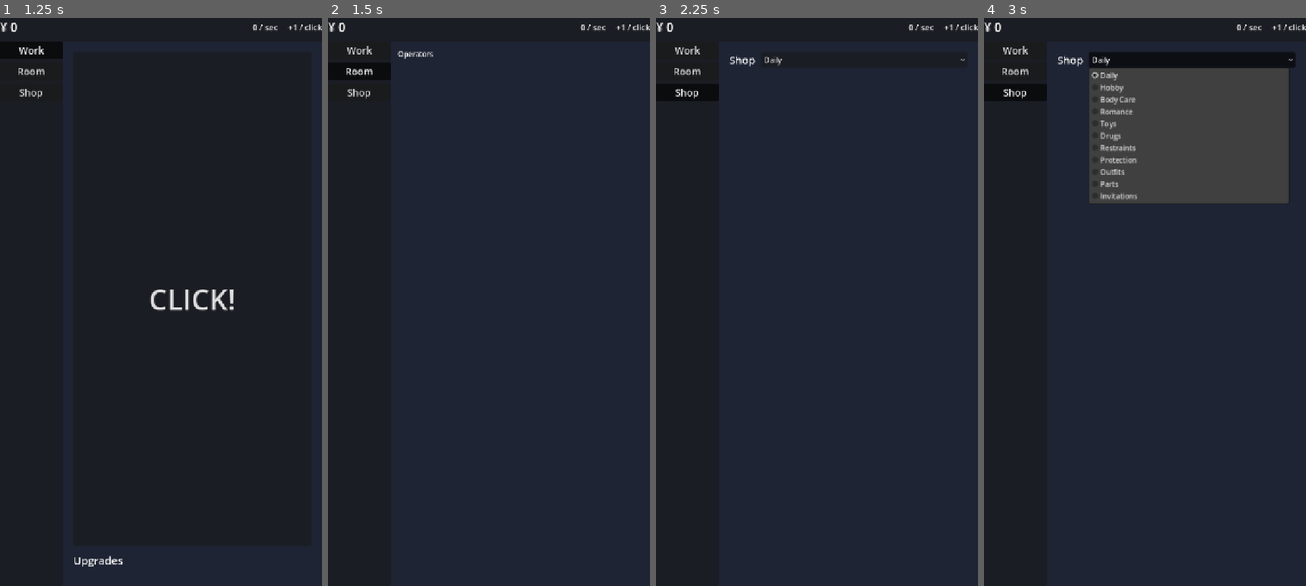
Above: before the commit, frames 1-4 (left to right).
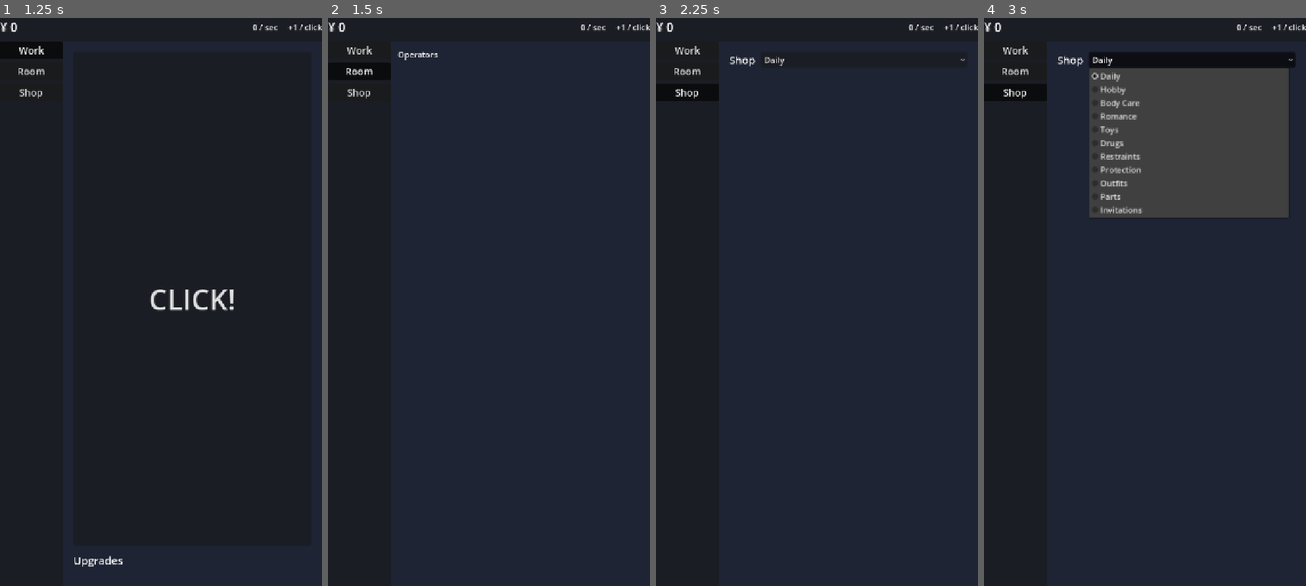
Above: after the commit, the same moments.

Repository: bakamarudasi/clickergame_demo
Game: Godot game, scene res://scenes/main.tscn
The game is run twice, just before and just after one commit, with the same random seed, the same clock (stepped at 60 frames per second) and the same inputs.
Inputs:
- Up to frame 1 (1.25 s): click "Work" at 0.5 s
- Up to frame 2 (1.5 s): click "Room" at 1.25 s
- Up to frame 3 (2.25 s): click "Shop" at 2 s
- Up to frame 4 (3 s): click "Daily" at 2.75 s

Frame 1 is identical in both runs. In frame 2, 0.1% of the frame differs, in the area x 21-34%, y 5-8%; in frame 3, less than 0.1%; in frame 4, 2.6%, in the area x 32-95%, y 6-36%.
Error in both runs: Cannot call method 'get_children' on a null value. (res://scripts/ui/work_tab.gd:34)

Commit message:
Centralize UI constants and theme variations
UIConstants holds the single source of truth for font sizes, spacings,
colors, and animation durations. ThemeFactory turns those values into a
runtime Theme that Main applies to itself, so every child Control inherits
consistent styling. .tscn files now reference named variations
(DisplayButton, TitleLabel, etc.) instead of repeating numeric font_size
overrides — changing a size in one place propagates everywhere.

Diff:
--- a/scenes/main.tscn
+++ b/scenes/main.tscn
@@ -42,23 +42,21 @@
 unique_name_in_owner = true
 layout_mode = 2
 size_flags_horizontal = 3
+theme_type_variation = &"LargeLabel"
 text = "¥ 0"
 vertical_alignment = 1
-theme_override_font_sizes/font_size = 28
 
 [node name="PerSecLabel" type="Label" parent="Root/StatusBar/StatusHBox"]
 unique_name_in_owner = true
 layout_mode = 2
 text = "0 / sec"
 vertical_alignment = 1
-theme_override_font_sizes/font_size = 18
 
 [node name="ClickPowerLabel" type="Label" parent="Root/StatusBar/StatusHBox"]
 unique_name_in_owner = true
 layout_mode = 2
 text = "+1 / click"
 vertical_alignment = 1
-theme_override_font_sizes/font_size = 18
 
 [node name="Body" type="HBoxContainer" parent="Root"]
 layout_mode = 2
@@ -76,23 +74,23 @@
 [node name="TabWork" type="Button" parent="Root/Body/Sidebar/SidebarVBox"]
 unique_name_in_owner = true
 layout_mode = 2
+theme_type_variation = &"TabButton"
 toggle_mode = true
 text = "UI_TAB_WORK"
-theme_override_font_sizes/font_size = 22
 
 [node name="TabRoom" type="Button" parent="Root/Body/Sidebar/SidebarVBox"]
 unique_name_in_owner = true
 layout_mode = 2
+theme_type_variation = &"TabButton"
 toggle_mode = true
 text = "UI_TAB_ROOM"
-theme_override_font_sizes/font_size = 22
 
 [node name="TabShop" type="Button" parent="Root/Body/Sidebar/SidebarVBox"]
 unique_name_in_owner = true
 layout_mode = 2
+theme_type_variation = &"TabButton"
 toggle_mode = true
 text = "UI_TAB_SHOP"
-theme_override_font_sizes/font_size = 22
 
 [node name="TabHolder" type="Control" parent="Root/Body"]
 unique_name_in_owner = true
@@ -126,10 +124,10 @@
 grow_horizontal = 2
 grow_vertical = 0
 mouse_filter = 2
+theme_type_variation = &"SubtitleLabel"
 text = ""
 horizontal_alignment = 1
 vertical_alignment = 1
-theme_override_font_sizes/font_size = 22
 
 [node name="AutoTimer" type="Timer" parent="."]
 unique_name_in_owner = true
--- a/scenes/ui/room_tab.tscn
+++ b/scenes/ui/room_tab.tscn
@@ -45,8 +45,8 @@
 [node name="OpNameLabel" type="Label" parent="HBox/DetailPanel"]
 unique_name_in_owner = true
 layout_mode = 2
+theme_type_variation = &"DisplayLabel"
 text = "ROOM_DETAIL_PLACEHOLDER"
-theme_override_font_sizes/font_size = 32
 
 [node name="TrustLabel" type="Label" parent="HBox/DetailPanel"]
 unique_name_in_owner = true
@@ -63,7 +63,6 @@
 layout_mode = 2
 text = ""
 autowrap_mode = 2
-theme_override_font_sizes/font_size = 18
 
 [node name="GiftHBox" type="HBoxContainer" parent="HBox/DetailPanel"]
 layout_mode = 2
--- a/scenes/ui/shop_tab.tscn
+++ b/scenes/ui/shop_tab.tscn
@@ -28,8 +28,8 @@
 
 [node name="Title" type="Label" parent="VBox/HeaderHBox"]
 layout_mode = 2
+theme_type_variation = &"TitleLabel"
 text = "SHOP_TITLE"
-theme_override_font_sizes/font_size = 24
 
 [node name="CategorySelect" type="OptionButton" parent="VBox/HeaderHBox"]
 unique_name_in_owner = true
--- a/scenes/ui/work_tab.tscn
+++ b/scenes/ui/work_tab.tscn
@@ -26,13 +26,13 @@
 unique_name_in_owner = true
 layout_mode = 2
 size_flags_vertical = 3
+theme_type_variation = &"DisplayButton"
 text = "WORK_CLICK_BUTTON"
-theme_override_font_sizes/font_size = 64
 
 [node name="UpgradesTitle" type="Label" parent="VBox"]
 layout_mode = 2
+theme_type_variation = &"TitleLabel"
 text = "WORK_UPGRADE_TITLE"
-theme_override_font_sizes/font_size = 24
 
 [node name="UpgradeList" type="VBoxContainer" parent="VBox"]
 unique_name_in_owner = true
--- a/scripts/main.gd
+++ b/scripts/main.gd
@@ -22,11 +22,15 @@
 
 @onready var auto_timer: Timer = %AutoTimer
 @onready var toast_label: Label = %ToastLabel
+@onready var background: ColorRect = $Background
 
 var _toast_tween: Tween
 
 
 func _ready() -> void:
+	theme = ThemeFactory.build_default()
+	background.color = UIConstants.COLOR_BG
+
 	EventBus.currency_changed.connect(_on_currency_changed)
 	EventBus.per_second_changed.connect(_on_per_second_changed)
 	EventBus.click_power_changed.connect(_on_click_power_changed)
@@ -82,5 +86,5 @@
 	toast_label.text = text
 	toast_label.modulate.a = 1.0
 	_toast_tween = create_tween()
-	_toast_tween.tween_interval(1.4)
-	_toast_tween.tween_property(toast_label, "modulate:a", 0.0, 0.6)
+	_toast_tween.tween_interval(UIConstants.TOAST_HOLD_SEC)
+	_toast_tween.tween_property(toast_label, "modulate:a", 0.0, UIConstants.TOAST_FADE_SEC)
--- /dev/null
+++ b/scripts/ui/theme_factory.gd
@@ -0,0 +1,28 @@
+class_name ThemeFactory
+extends Object
+
+# UIConstants を読んで Theme を1つ組み立てる。
+# main.gd から build_default() を呼んで root Control に setattr する。
+
+static func build_default() -> Theme:
+	var t := Theme.new()
+	t.default_font_size = UIConstants.FONT_BODY
+
+	_add_label_variation(t, UIConstants.VAR_DISPLAY_LABEL, UIConstants.FONT_HUGE)
+	_add_label_variation(t, UIConstants.VAR_LARGE_LABEL, UIConstants.FONT_LARGE)
+	_add_label_variation(t, UIConstants.VAR_TITLE_LABEL, UIConstants.FONT_TITLE)
+	_add_label_variation(t, UIConstants.VAR_SUBTITLE_LABEL, UIConstants.FONT_SUBTITLE)
+
+	_add_button_variation(t, UIConstants.VAR_DISPLAY_BUTTON, UIConstants.FONT_DISPLAY)
+	_add_button_variation(t, UIConstants.VAR_TAB_BUTTON, UIConstants.FONT_SUBTITLE)
+	return t
+
+
+static func _add_label_variation(t: Theme, variation: StringName, size: int) -> void:
+	t.set_type_variation(variation, &"Label")
+	t.set_font_size(&"font_size", variation, size)
+
+
+static func _add_button_variation(t: Theme, variation: StringName, size: int) -> void:
+	t.set_type_variation(variation, &"Button")
+	t.set_font_size(&"font_size", variation, size)
--- /dev/null
+++ b/scripts/ui/ui_constants.gd
@@ -0,0 +1,49 @@
+class_name UIConstants
+extends Object
+
+# UI 関連の数値・色・時間の唯一の真実。ここを変えれば全タブに反映される。
+# .tscn 側は theme_type_variation 経由でフォントサイズを参照する。
+# .gd 側は UIConstants.* を直接参照する。
+
+# --- 画面レイアウト -----------------------------------------------------
+const SIDEBAR_WIDTH := 140
+const OPERATOR_LIST_WIDTH := 180
+const STATUS_BAR_HEIGHT := 64
+
+# --- フォントサイズ（semantic） ----------------------------------------
+const FONT_DISPLAY := 64       # CLICK ボタン等の主役
+const FONT_HUGE := 32          # オペ名など特大表示
+const FONT_LARGE := 28         # 通貨表示
+const FONT_TITLE := 24         # セクション見出し
+const FONT_SUBTITLE := 22      # タブボタン・トースト
+const FONT_BODY := 18          # デフォルト
+const FONT_SMALL := 14         # 補助
+
+# --- 余白 ----------------------------------------------------------------
+const SEP_TIGHT := 4
+const SEP_SMALL := 6
+const SEP_DEFAULT := 8
+const SEP_MEDIUM := 12
+const SEP_WIDE := 16
+const SEP_LOOSE := 24
+
+# --- 色 ------------------------------------------------------------------
+const COLOR_BG := Color(0.12, 0.14, 0.2, 1.0)
+const COLOR_BG_PANEL := Color(0.16, 0.18, 0.24, 1.0)
+const COLOR_TEXT := Color(0.92, 0.92, 0.95, 1.0)
+const COLOR_ACCENT := Color(0.85, 0.45, 0.55, 1.0)
+const COLOR_WARN := Color(0.95, 0.6, 0.3, 1.0)
+
+# --- アニメーション・時間 -----------------------------------------------
+const TOAST_HOLD_SEC := 1.4
+const TOAST_FADE_SEC := 0.6
+const PORTRAIT_CLICK_SQUASH := 0.05
+const PORTRAIT_CLICK_DURATION := 0.08
+
+# --- Theme variation 名（.tscn の theme_type_variation で使う） --------
+const VAR_DISPLAY_BUTTON := &"DisplayButton"   # FONT_DISPLAY
+const VAR_TAB_BUTTON := &"TabButton"           # FONT_SUBTITLE
+const VAR_DISPLAY_LABEL := &"DisplayLabel"     # FONT_HUGE
+const VAR_LARGE_LABEL := &"LargeLabel"         # FONT_LARGE
+const VAR_TITLE_LABEL := &"TitleLabel"         # FONT_TITLE
+const VAR_SUBTITLE_LABEL := &"SubtitleLabel"   # FONT_SUBTITLE
Not shown, changed: README.md
